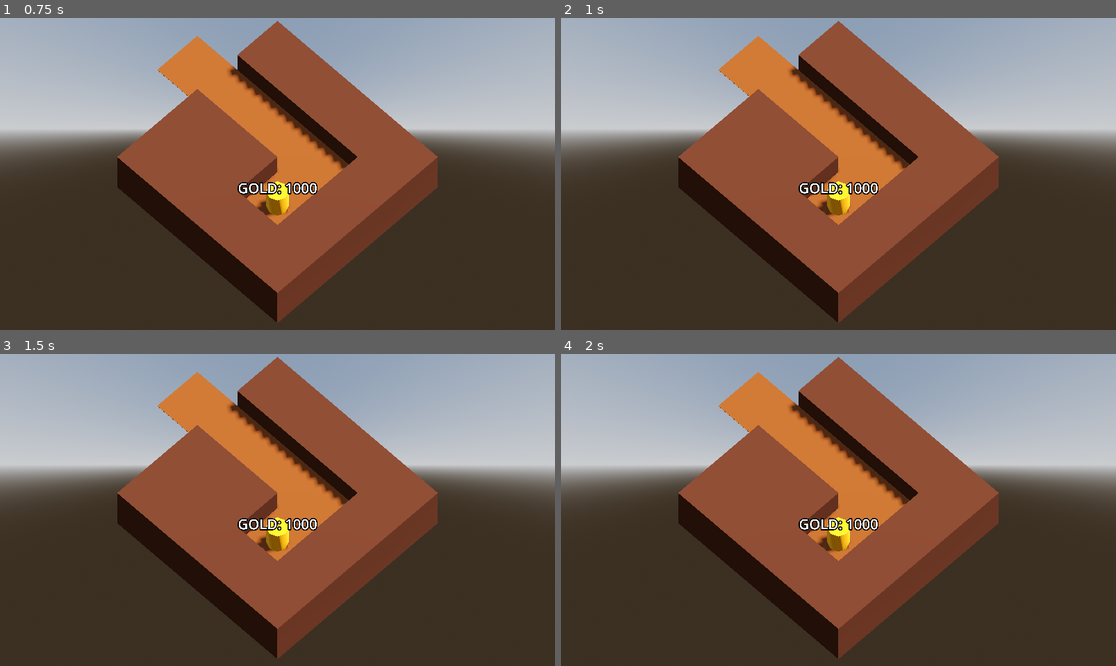
Above: before the commit, frames 1-4 (two rows, left to right).
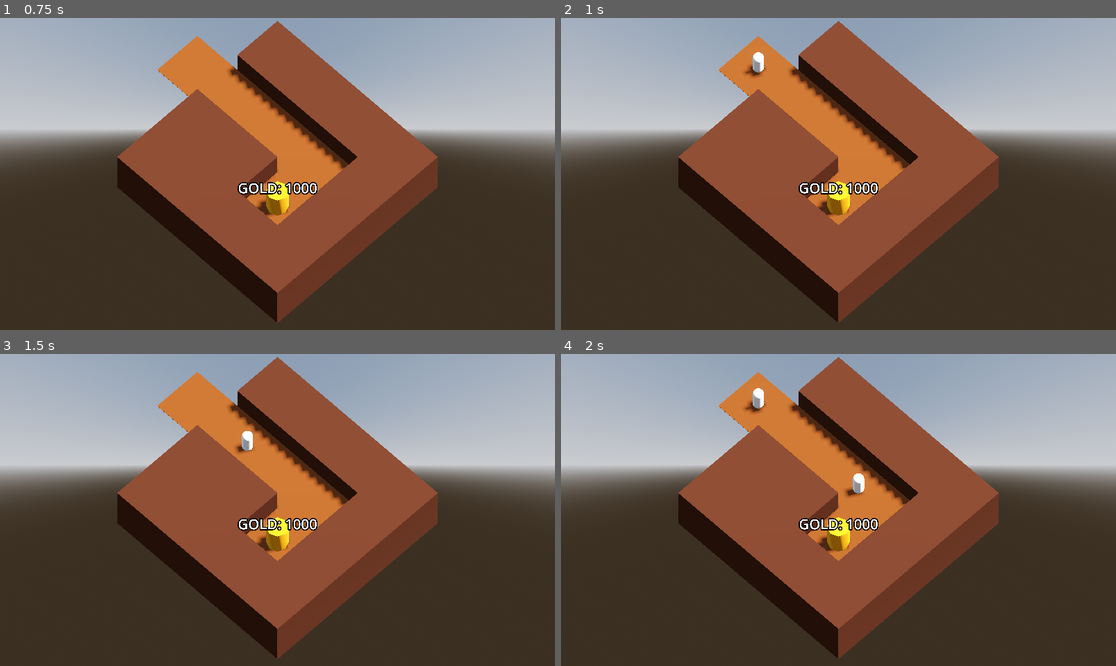
Above: after the commit, the same moments.

Repository: requestforcriticism/gg2026
Game: Godot game, scene res://scenes/level/level.tscn
Two runs of this game, one before a commit and one after it. Both use one fixed random seed, a clock stepped at 60 frames per second and the inputs below. Before the commit the project has no main scene; this scene is started directly in both runs.
Inputs:
- Up to frame 1 (0.75 s): tap Enter at 0.5 s
- Up to frame 2 (1 s): no input
- Up to frame 3 (1.5 s): no input
- Up to frame 4 (2 s): no input

Frame 1 is identical in both runs. In frame 2, 0.2% of the frame differs, in the area x 32-37%, y 10-19%; in frame 3, 0.2%; in frame 4, 0.4%, in the area x 32-55%, y 10-46%.

Commit message:
basic stuff setup.  Just need basic trap.

Diff:
--- a/project.godot
+++ b/project.godot
@@ -11,8 +11,14 @@
 [application]
 
 config/name="gg2026"
+run/main_scene="uid://c8a07el6difci"
 config/features=PackedStringArray("4.6", "Forward Plus")
 config/icon="res://icon.svg"
+
+[display]
+
+window/size/viewport_width=1920
+window/size/viewport_height=1080
 
 [global_group]
 
--- /dev/null
+++ b/scenes/difficulty_manager/difficulty_manager.gd
@@ -0,0 +1,20 @@
+extends Node
+
+@export var game_length := 180.0
+@export var spawn_time_curve: Curve
+@export var enemy_health_curve: Curve
+@onready var timer: Timer = $Timer
+
+
+# Called when the node enters the scene tree for the first time.
+func _ready() -> void:
+	timer.start(game_length)
+
+func game_progress_ratio() -> float:
+	return 1.0 - (timer.time_left / game_length)
+
+func get_spawn_time() -> float:
+	return spawn_time_curve.sample(game_progress_ratio())
+
+func get_enemy_health() -> float:
+	return enemy_health_curve.sample(game_progress_ratio())
--- /dev/null
+++ b/scenes/enemies/base_enemy.gd
@@ -0,0 +1,21 @@
+extends PathFollow3D
+
+@export var speed := 5.0
+@export var max_health := 50
+@export var mine_rate := 1.0
+@export var max_gold_capacity := 25
+
+var current_health: int:
+	set(health_in):
+		current_health = health_in
+		if current_health < 1:
+			queue_free()
+
+func _ready() -> void:
+	current_health = max_health
+
+func _physics_process(delta: float) -> void:
+	progress += delta * speed
+	if progress_ratio == 1.0:
+		queue_free()
+		# Need logic for mining at a vein if progress reaches 1.0
--- /dev/null
+++ b/scenes/enemies/base_enemy.tscn
@@ -0,0 +1,25 @@
+[gd_scene format=3 uid="uid://cugt4d6rr2yi5"]
+
+[ext_resource type="Script" uid="uid://co3i2ogh52d8o" path="res://scenes/enemies/base_enemy.gd" id="1_r5xb8"]
+
+[sub_resource type="StandardMaterial3D" id="StandardMaterial3D_c1rwf"]
+
+[sub_resource type="CapsuleMesh" id="CapsuleMesh_c1rwf"]
+material = SubResource("StandardMaterial3D_c1rwf")
+radius = 0.2
+height = 1.0
+
+[sub_resource type="CapsuleShape3D" id="CapsuleShape3D_c1rwf"]
+radius = 0.2
+height = 1.0
+
+[node name="BaseEnemy" type="PathFollow3D" unique_id=1227583054]
+script = ExtResource("1_r5xb8")
+
+[node name="MeshInstance3D" type="MeshInstance3D" parent="." unique_id=1252783565]
+mesh = SubResource("CapsuleMesh_c1rwf")
+
+[node name="EnemyArea3D" type="Area3D" parent="MeshInstance3D" unique_id=1372344398]
+
+[node name="CollisionShape3D" type="CollisionShape3D" parent="MeshInstance3D/EnemyArea3D" unique_id=121936041]
+shape = SubResource("CapsuleShape3D_c1rwf")
--- /dev/null
+++ b/scenes/level/enemy_manager.gd
@@ -0,0 +1,9 @@
+extends Node3D
+
+@export var base_enemy_scene: PackedScene
+
+@onready var base_enemy_spawn_timer: Timer = $BaseEnemySpawnTimer
+
+func spawn_base_enemy() -> void:
+	var new_enemy = base_enemy_scene.instantiate()
+	add_sibling(new_enemy)
--- a/scenes/level/level.tscn
+++ b/scenes/level/level.tscn
@@ -3,6 +3,8 @@
 [ext_resource type="MeshLibrary" uid="uid://dxtlm066yuee8" path="res://mesh_libraries/space_library.tres" id="1_h3e3j"]
 [ext_resource type="PackedScene" uid="uid://11dm46vkohnw" path="res://scenes/ray_picker_camera/ray_picker_camera.tscn" id="1_nbgty"]
 [ext_resource type="PackedScene" uid="uid://bvfj4a27tv5xe" path="res://scenes/gold_mine_base/gold_mine.tscn" id="3_i166f"]
+[ext_resource type="PackedScene" uid="uid://cugt4d6rr2yi5" path="res://scenes/enemies/base_enemy.tscn" id="4_hnne4"]
+[ext_resource type="Script" uid="uid://6e5tpvsii3tm" path="res://scenes/level/enemy_manager.gd" id="4_qkmgm"]
 
 [sub_resource type="ProceduralSkyMaterial" id="ProceduralSkyMaterial_nbgty"]
 sky_horizon_color = Color(0.66224277, 0.6717428, 0.6867428, 1)
@@ -51,8 +53,17 @@
 "cells": PackedInt32Array(65534, 65534, 458752, 65535, 65534, 458752, 0, 65534, 458752, 1, 65535, 458752, 1, 65534, 458 …(228 unchanged characters)…
 }
 
-[node name="Path3D" type="Path3D" parent="." unique_id=1501812363]
+[node name="EnemyPath" type="Path3D" parent="." unique_id=1501812363]
 curve = SubResource("Curve3D_h3e3j")
+
+[node name="EnemyManager" type="Node3D" parent="EnemyPath" unique_id=1942602387]
+script = ExtResource("4_qkmgm")
+base_enemy_scene = ExtResource("4_hnne4")
+
+[node name="BaseEnemySpawnTimer" type="Timer" parent="EnemyPath/EnemyManager" unique_id=373320757]
+autostart = true
 
 [node name="GoldMine" parent="." unique_id=532182191 instance=ExtResource("3_i166f")]
 transform = Transform3D(1, 0, 0, 0, 1, 0, 0, 0, 1, 1, 0, 1)
+
+[connection signal="timeout" from="EnemyPath/EnemyManager/BaseEnemySpawnTimer" to="EnemyPath/EnemyManager" method="spawn_base_enemy"]
Not shown, added: scenes/difficulty_manager/difficulty_manager.gd.uid
Not shown, added: scenes/enemies/base_enemy.gd.uid
Not shown, added: scenes/level/enemy_manager.gd.uid
